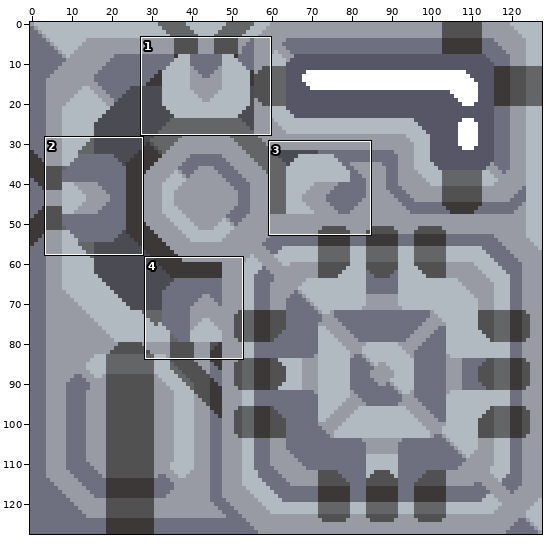
Sprite sheet, stored at sprites/production/automated-press/automated-press-icon.png. The picture above shows the old version from afar; the outline marks the close-up.
Close-up. The starting point:
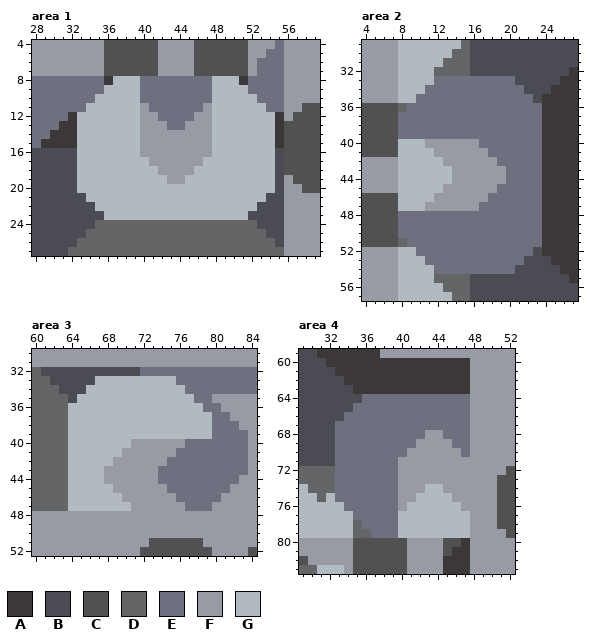
The file is 128x128 pixels. Shown: area 1: x 28..59, y 4..27; area 2: x 4..27, y 29..57; area 3: x 60..84, y 30..52; area 4: x 29..52, y 59..83.
Palette (. is transparent): A #3c3837  B #4a4b53  C #515151  D #646567  E #6e7080  F #989aa4  G #b0bac0
Pixels before, area 1, first column x 28:
 4 FFFFFFFFCCCCCCFFFFCCCCCCFFFEFFFF
 5 FFFFFFFFCCCCCCFFFFCCCCCCFFEEFFFF
 6 FFFFFFFFCCCCCCFFFFCCCCCCFEEEFFFF
 7 FFFFFFFFCCCCCCFFFFCCCCCCFEEEFFFF
 8 EEEEEEEEAGGGEEEEEEEEGGGAEEEEFFFF
 9 EEEEEEEEGGGGEEEEEEEEGGGGEEEEFFFF
10 EEEEEEEGGGGGEEEEEEEEGGGGGEEEFFFF
11 EEEEEEGGGGGGFEEEEEEFGGGGGGEEFFCC
12 EEEEAGGGGGGGFFEEEEFFGGGGGGGAFCCC
13 EEEAAGGGGGGGFFFEEFFFGGGGGGGACCCC
14 EEAAAGGGGGGGFFFFFFFFGGGGGGGACCCC
15 EAAAAGGGGGGGFFFFFFFFGGGGGGGACCCC
16 BBBBBGGGGGGGFFFFFFFFGGGGGGGBCCCC
17 BBBBBGGGGGGGGFFFFFFGGGGGGGGBCCCC
18 BBBBBGGGGGGGGGFFFFGGGGGGGGGBCCCC
19 BBBBBGGGGGGGGGGFFGGGGGGGGGGBFCCC
20 BBBBBGGGGGGGGGGGGGGGGGGGGGGBFFCC
21 BBBBBBGGGGGGGGGGGGGGGGGGGGBBFFFF
22 BBBBBBBGGGGGGGGGGGGGGGGGGBBBFFFF
23 BBBBBBBBGGGGGGGGGGGGGGGGBBBBFFFF
24 BBBBBBBDDDDDDDDDDDDDDDDDDBBBFFFF
25 BBBBBBDDDDDDDDDDDDDDDDDDDDBBFFFF
26 BBBBBDDDDDDDDDDDDDDDDDDDDDDBFFFF
27 BBBBDDDDDDDDDDDDDDDDDDDDDDDDFFFF
Pixels before, area 2, first column x 4:
29 FFFFGGGGGGGDBBBBBBBBBBBB
30 FFFFGGGGGGDDBBBBBBBBBBBB
31 FFFFGGGGGDDDBBBBBBBBBBBB
32 FFFFGGGGDDDDBBBBBBBBBBBA
33 FFFFGGGGEEEEEEEEEBBBBBAA
34 FFFFGGGEEEEEEEEEEEBBBAAA
35 FFFFGGEEEEEEEEEEEEEBAAAA
36 CCCCDEEEEEEEEEEEEEEEAAAA
37 CCCCEEEEEEEEEEEEEEEEAAAA
38 CCCCEEEEEEEEEEEEEEEEAAAA
39 CCCCEEEEEEEEEEEEEEEEAAAA
40 CCCCGGGFFFFFFEEEEEEEAAAA
41 CCCCGGGGFFFFFFEEEEEEAAAA
42 FFFFGGGGGFFFFFFEEEEEAAAA
43 FFFFGGGGGGFFFFFFEEEEAAAA
44 FFFFGGGGGGFFFFFFEEEEAAAA
45 FFFFGGGGGFFFFFFEEEEEAAAA
46 CCCCGGGGFFFFFFEEEEEEAAAA
47 CCCCGGGFFFFFFEEEEEEEAAAA
48 CCCCEEEEEEEEEEEEEEEEAAAA
49 CCCCEEEEEEEEEEEEEEEEAAAA
50 CCCCEEEEEEEEEEEEEEEEAAAA
51 CCCCDEEEEEEEEEEEEEEEAAAA
52 FFFFGGEEEEEEEEEEEEEBAAAA
53 FFFFGGGEEEEEEEEEEEBBBAAA
54 FFFFGGGGEEEEEEEEEBBBBBAA
55 FFFFGGGGDDDDBBBBBBBBBBBA
56 FFFFGGGGGDDDBBBBBBBBBBBB
57 FFFFGGGGGGDDBBBBBBBBBBBB
Pixels before, area 3, first column x 60:
30 FFFFFFFFFFFFFFFFFFFFFFFFF
31 FFFFFFFFFFFFFFFFFFFFFFFFF
32 DBBBBBBBBBBBEEEEEEEEEEEEE
33 DDBBBBBGGGGGGGGGEEEEEEEEE
34 DDDBBBGGGGGGGGGGGEEEEEEEE
35 DDDDBGGGGGGGGGGGGGEEFFFFF
36 DDDDGGGGGGGGGGGGGGGEEFFFF
37 DDDDGGGGGGGGGGGGGGGGEEFFF
38 DDDDGGGGGGGGGGGGGGGGEEEFF
39 DDDDGGGGGGGGGGGGGGGGEEEEF
40 DDDDGGGGGGGFFFFFFEEEEEEEF
41 DDDDGGGGGGFFFFFFEEEEEEEEF
42 DDDDGGGGGFFFFFFEEEEEEEEEF
43 DDDDGGGGFFFFFFEEEEEEEEEEF
44 DDDDGGGGFFFFFFEEEEEEEEEFF
45 DDDDGGGGGFFFFFFEEEEEEEFFF
46 DDDDGGGGGGFFFFFFEEEEEFFFF
47 DDDDGGGGGGGFFFFFFEEEFFFFF
48 FFFFFFFFFFFFFFFFFFFFFFFFF
49 FFFFFFFFFFFFFFFFFFFFFFFFF
50 FFFFFFFFFFFFFFFFFFFFFFFFF
51 FFFFFFFFFFFFFCCCCCCFFFFFF
52 FFFFFFFFFFFFCCCCCCCCFFFFC
Pixels before, area 4, first column x 29:
59 BBAAAAAAAFFFFFFFFFFFFFFF
60 BBBAAAAAAAAAAAAAAAAFFFFF
61 BBBBAAAAAAAAAAAAAAAFFFFF
62 BBBBBAAAAAAAAAAAAAAFFFFF
63 BBBBBBAAAAAAAAAAAAAFFFFF
64 BBBBBBBEEEEEEEEEEEEFFFFF
65 BBBBBBEEEEEEEEEEEEEFFFFF
66 BBBBBEEEEEEEEEEEEEEFFFFF
67 BBBBEEEEEEEEEEEEEEEFFFFF
68 BBBBEEEEEEEEEEFFEEEFFFFF
69 BBBBEEEEEEEEEFFFFEEFFFFF
70 BBBBEEEEEEEEFFFFFFEFFFFF
71 BBBBEEEEEEEFFFFFFFFFFFFF
72 DDDDEEEEEEEFFFFFFFFFFFFC
73 DDDDEEEEEEEFFFFFFFFFFFCC
74 GDDDEEEEEEEFFFGGFFFFFFCC
75 GGDGEEEEEEEFFGGGGFFFFFCC
76 GGGGGEEEEEEFGGGGGGFFFFCC
77 GGGGGGEEEEEGGGGGGGGFFFCC
78 GGGGGGDEEEEGGGGGGGGFFFCC
79 GGGGGGDDEEEGGGGGGGGFFFFC
80 FFFFFFCCCCCCFFFFCCAFFFFF
81 FFFFFFCCCCCCFFFFCAAFFFFF
82 CFFFFFCCCCCCFFFFAAAFFFFF
83 DDGGGFCCCCCCFFFFAAAFFFFF
New version:
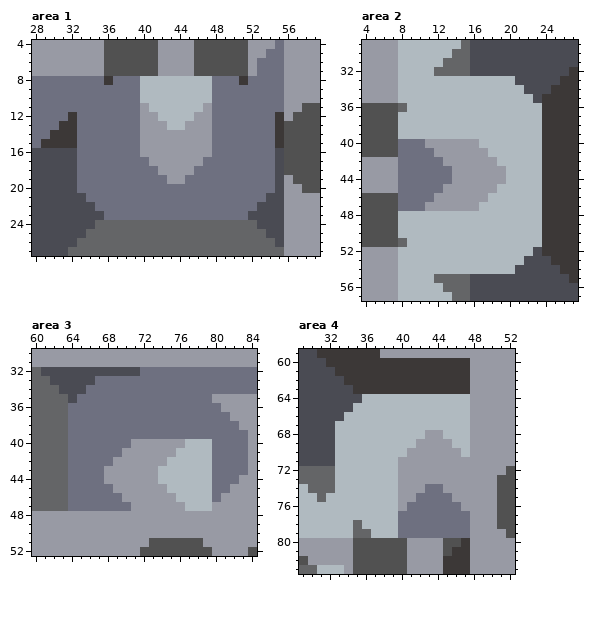
The exact change:
Changed rows in their new state; - is an unchanged pixel.
Area 1:
first column x 33:
 8 ----EEEGGGGGGGGEEE----
 9 ---EEEEGGGGGGGGEEEE---
10 --EEEEEGGGGGGGGEEEEE--
11 -EEEEEE-GGGGGG-EEEEEE-
12 EEEEEEE--GGGG--EEEEEEE
13 EEEEEEE---GG---EEEEEEE
14 EEEEEEE--------EEEEEEE
15 EEEEEEE--------EEEEEEE
16 EEEEEEE--------EEEEEEE
17 EEEEEEEE------EEEEEEEE
18 EEEEEEEEE----EEEEEEEEE
19 EEEEEEEEEE--EEEEEEEEEE
20 EEEEEEEEEEEEEEEEEEEEEE
21 -EEEEEEEEEEEEEEEEEEEE-
22 --EEEEEEEEEEEEEEEEEE--
23 ---EEEEEEEEEEEEEEEE---
Area 2:
first column x 8:
33 ----GGGGGGGGG---
34 ---GGGGGGGGGGG--
35 --GGGGGGGGGGGGG-
36 -GGGGGGGGGGGGGGG
37 GGGGGGGGGGGGGGGG
38 GGGGGGGGGGGGGGGG
39 GGGGGGGGGGGGGGGG
40 EEE------GGGGGGG
41 EEEE------GGGGGG
42 EEEEE------GGGGG
43 EEEEEE------GGGG
44 EEEEEE------GGGG
45 EEEEE------GGGGG
46 EEEE------GGGGGG
47 EEE------GGGGGGG
48 GGGGGGGGGGGGGGGG
49 GGGGGGGGGGGGGGGG
50 GGGGGGGGGGGGGGGG
51 -GGGGGGGGGGGGGGG
52 --GGGGGGGGGGGGG-
53 ---GGGGGGGGGGG--
54 ----GGGGGGGGG---
Area 3:
first column x 64:
33 ---EEEEEEEEE----
34 --EEEEEEEEEEE---
35 -EEEEEEEEEEEEE--
36 EEEEEEEEEEEEEEE-
37 EEEEEEEEEEEEEEEE
38 EEEEEEEEEEEEEEEE
39 EEEEEEEEEEEEEEEE
40 EEEEEEE------GGG
41 EEEEEE------GGGG
42 EEEEE------GGGGG
43 EEEE------GGGGGG
44 EEEE------GGGGGG
45 EEEEE------GGGGG
46 EEEEEE------GGGG
47 EEEEEEE------GGG
Area 4:
first column x 33:
64 ---GGGGGGGGGGGG
65 --GGGGGGGGGGGGG
66 -GGGGGGGGGGGGGG
67 GGGGGGGGGGGGGGG
68 GGGGGGGGGG--GGG
69 GGGGGGGGG----GG
70 GGGGGGGG------G
71 GGGGGGG--------
72 GGGGGGG--------
73 GGGGGGG--------
74 GGGGGGG---EE---
75 GGGGGGG--EEEE--
76 -GGGGGG-EEEEEE-
77 --GGGGGEEEEEEEE
78 ---GGGGEEEEEEEE
79 ----GGGEEEEEEEE
Pixel boxes of the changes (left, top, right, bottom) in both close-ups:
changed: (77, 76, 275, 220)
changed: (398, 76, 542, 274)
changed: (68, 376, 212, 511)
changed: (335, 394, 470, 538)
